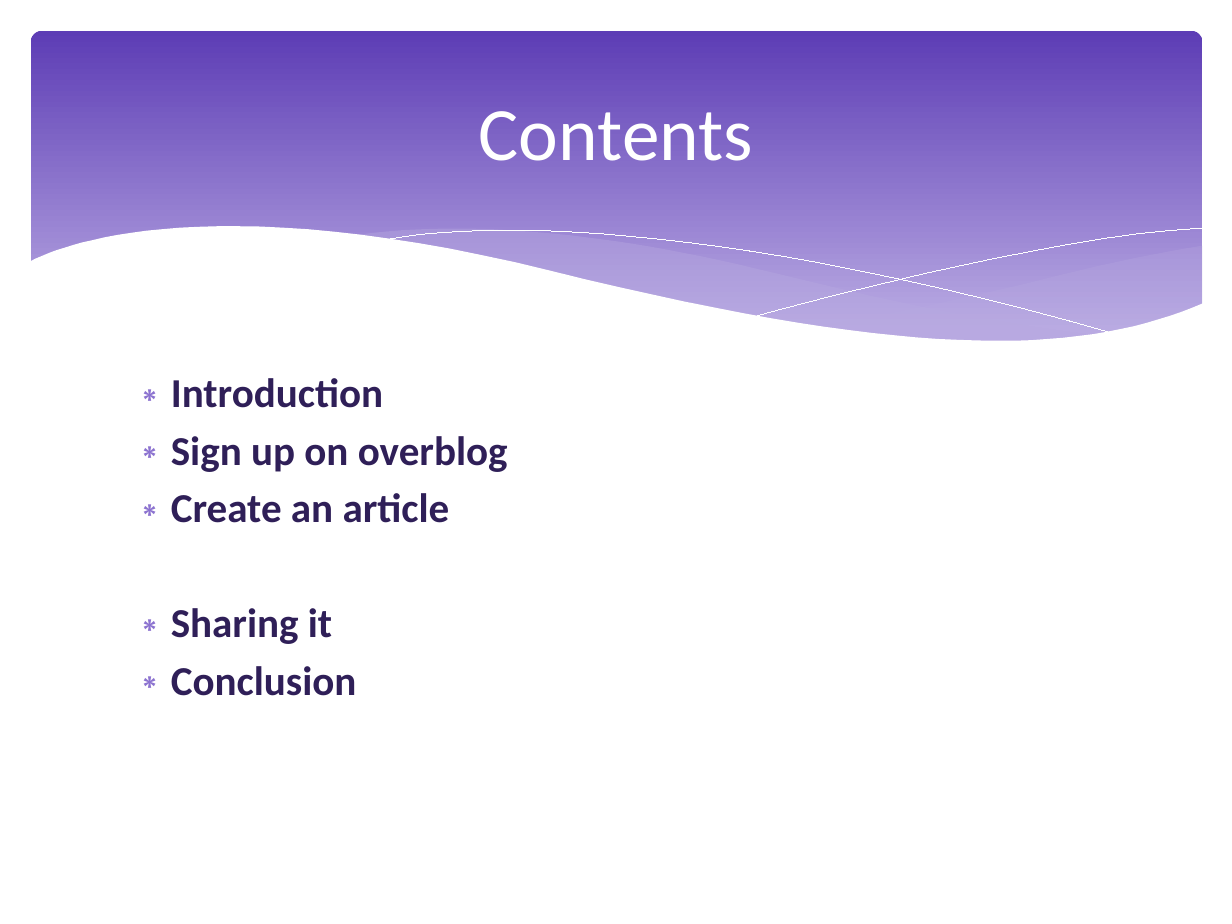
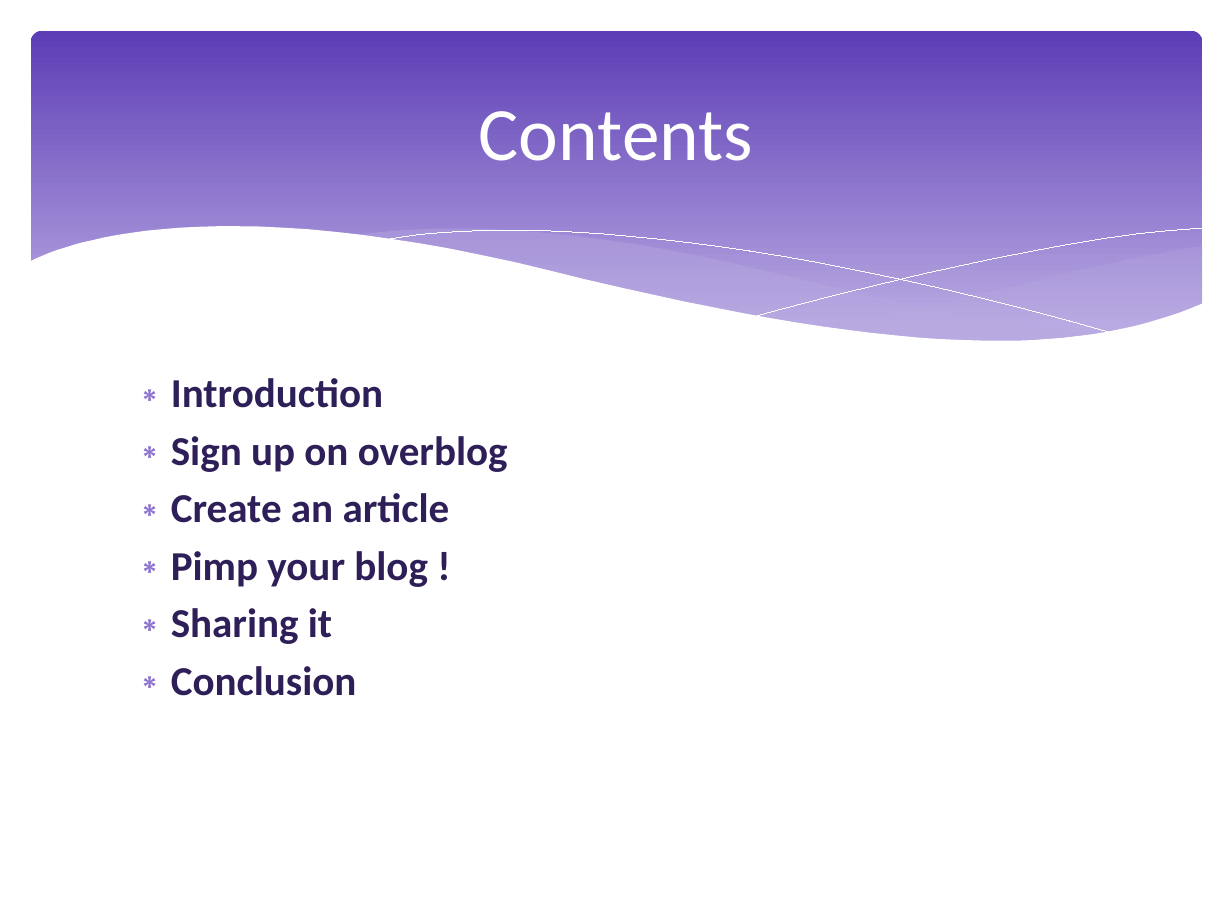
Before and after one commit to NoemieRullier/EnglishProjectBlog, a slide deck: slide 2 of Presentation.pptx. Drawn at 1232x924 pixels with LibreOffice and Linux fonts; fonts in the diff are those of the drawing. Boxes give left, top, right and bottom in pixels: in the first picture for what was removed or moved away, otherwise in the second. Text is boxed around its words. In the diff, an @@ line names an element or a change of style, - is before the commit and + after.

Commit message:
Add part pimp in slides

```diff
--- a/Presentation.pptx
+++ b/Presentation.pptx
@@ text at <box>171,551,428,587</box>: paragraph added @@
+∗ Pimp your blog !
```
Also in this commit, not shown: 2 slides added, 2 other files.
